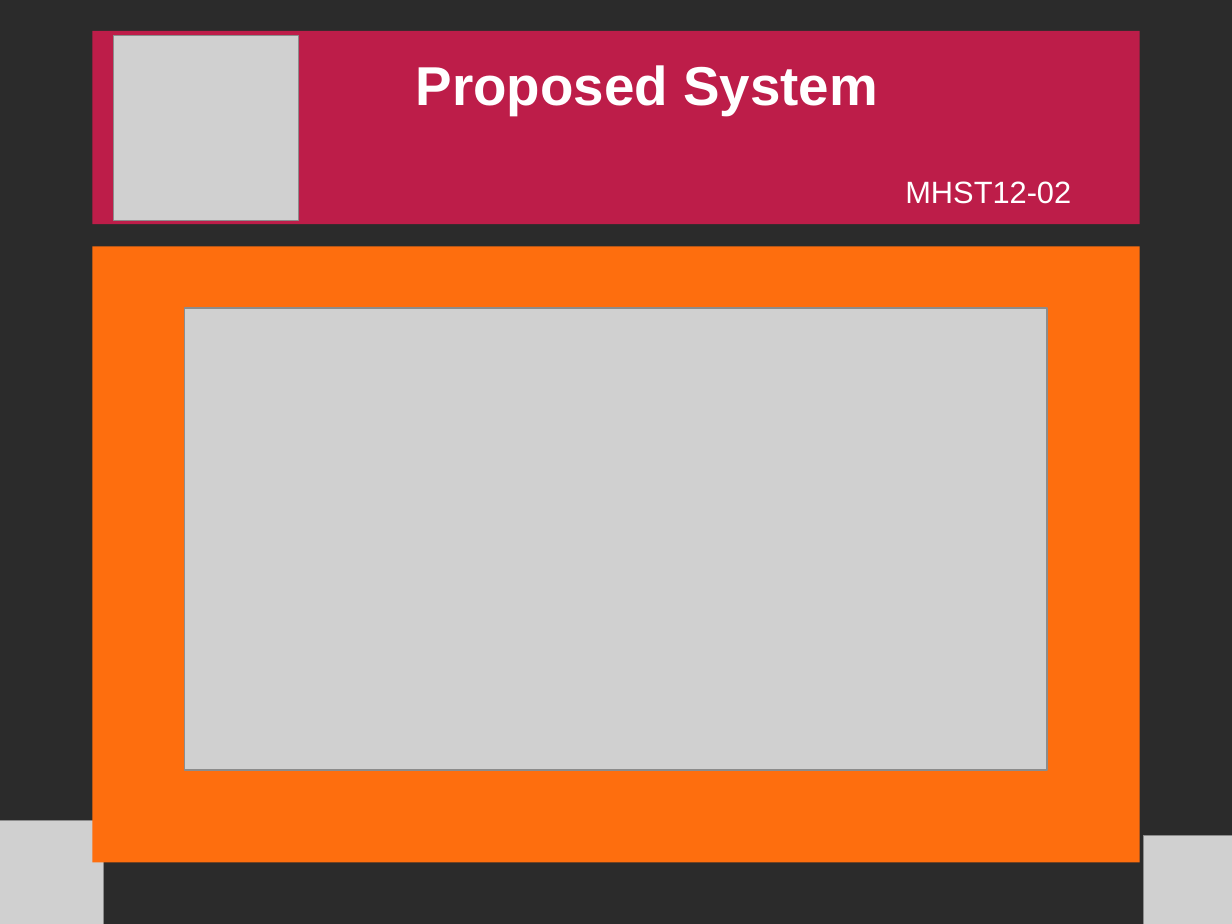
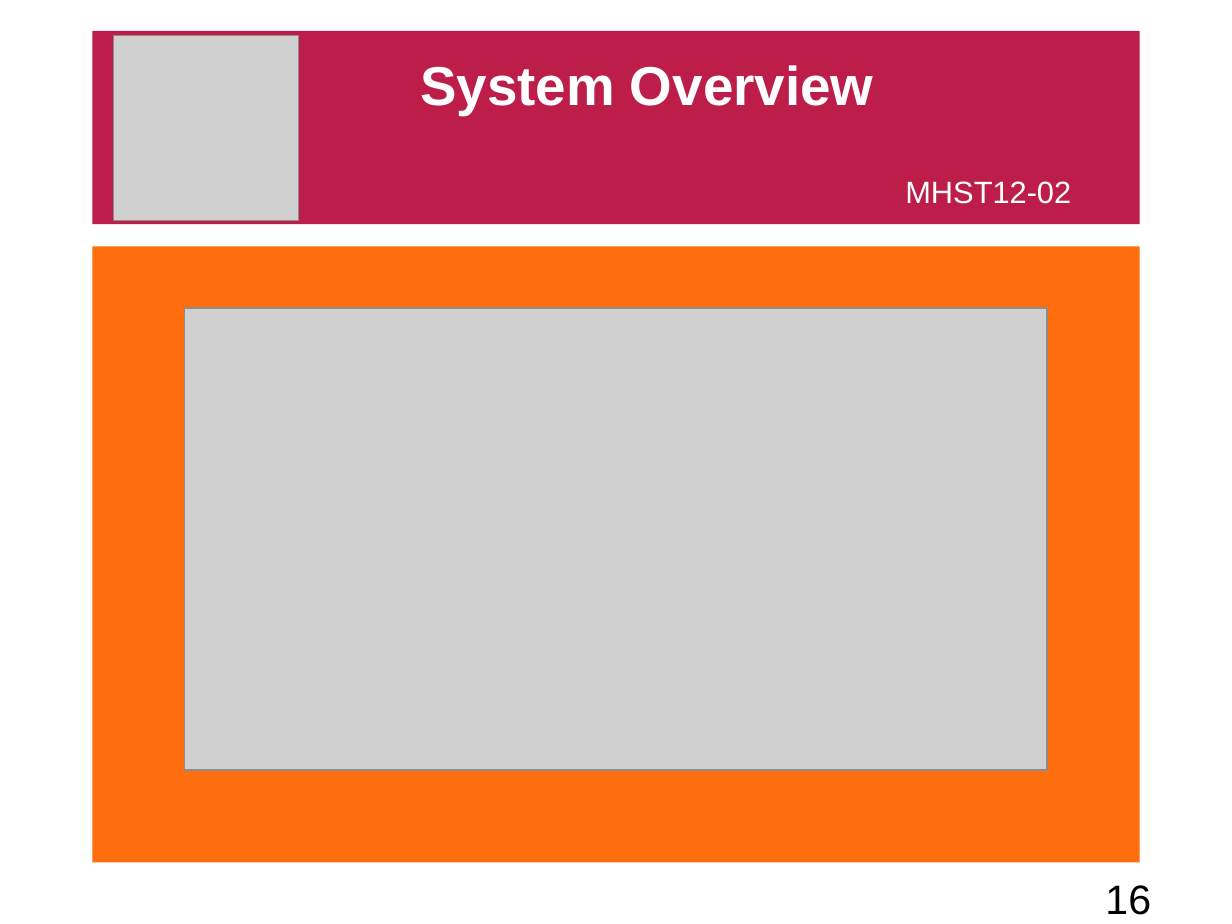
Before and after one commit to freshdocs/cmsandroid, a slide deck: slide 16 of Documents/docs/[MHST12-02] 9. Slide.odp. Drawn at 1232x924 pixels with LibreOffice and Linux fonts; fonts in the diff are those of the drawing; grey boxes stand for pictures; background and template pictures are left out; a plain dark background stands for a picture behind light text. Boxes give left, top, right and bottom in pixels: in the first picture for what was removed or moved away, otherwise in the second. Text is boxed around its words. In the diff, an @@ line names an element or a change of style, - is before the commit and + after.

```diff
--- a/Documents/docs/[MHST12-02] 9. Slide.odp
+++ b/Documents/docs/[MHST12-02] 9. Slide.odp
@@ background picture (left out) to #FFFFFF @@
@@ text at <box>420,65,873,115</box>: text changed @@
-Proposed System
+System Overview
@@ picture removed at <box>0,821,103,924</box> @@
@@ picture removed at <box>1143,835,1232,924</box> @@
@@ page number added at <box>1105,885,1151,915</box>, 24 pt, text #000000 @@
+16
```
Also in this commit, not shown: 12 other slides changed, 13 slides added, 9 slides removed, 1 other file.
